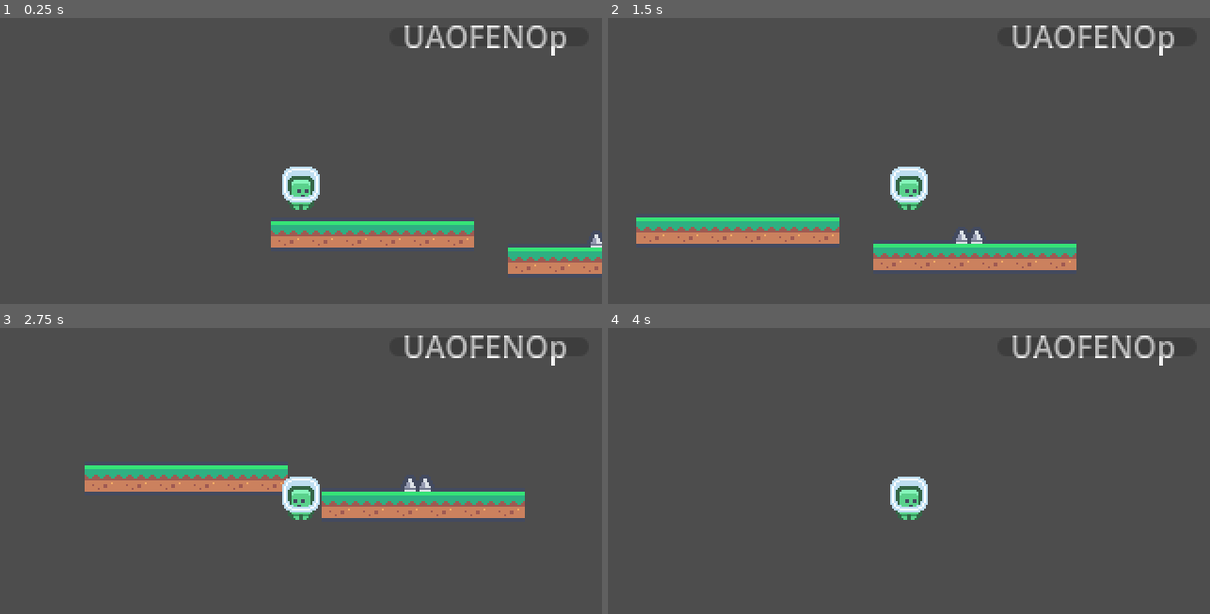
Above: before the commit, frames 1-4 (two rows, left to right).
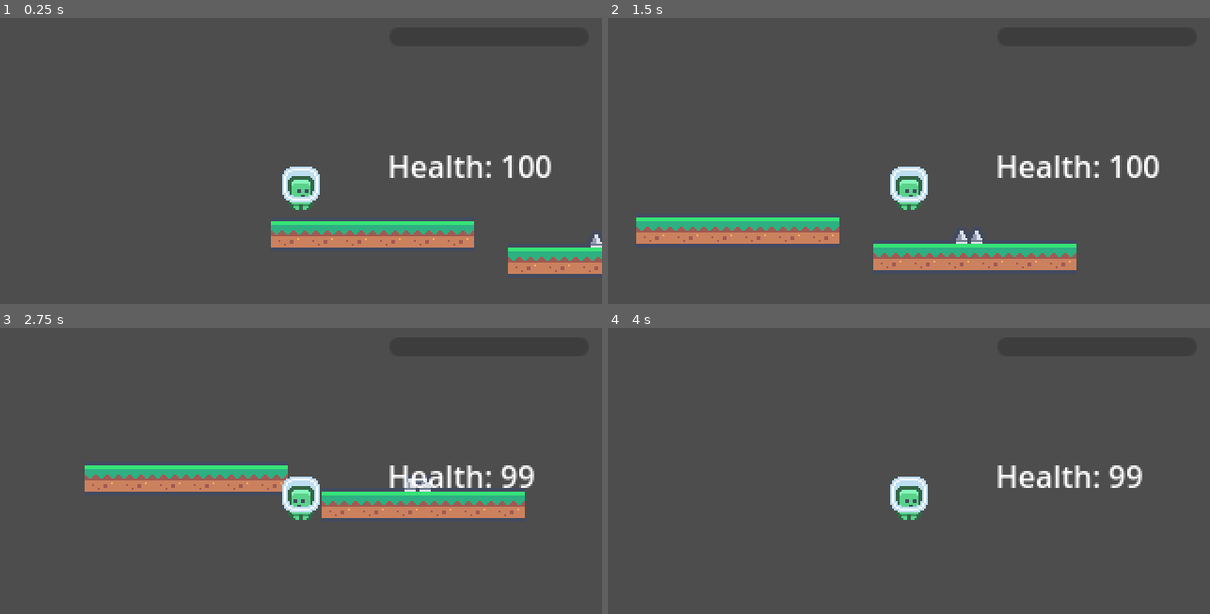
Above: after the commit, the same moments.

Repository: platz-halter/mario_clone
Game: Godot game, scene res://world.tscn
The game is run twice, just before and just after one commit, with the same random seed, the same clock (stepped at 60 frames per second) and the same inputs.
Inputs:
- Up to frame 1 (0.25 s): no input
- Up to frame 2 (1.5 s): hold Shift (dash) 0.53-1.28 s; hold Right (ui_right) from 0.53 s (still down); tap Up (ui_up) at 0.77 s; tap Shift (dash) at 1.35 s
- Up to frame 3 (2.75 s): tap Up (ui_up) at 1.52 s; release Right (ui_right) at 2.03 s; hold Left (ui_left) from 2.03 s (still down); hold Shift (dash) from 2.03 s (still down)
- Up to frame 4 (4 s): release Left (ui_left) at 2.78 s; release Shift (dash) at 2.78 s; hold Right (ui_right) from 2.78 s (still down); tap Shift (dash) at 2.85 s; tap Up (ui_up) at 3.02, 3.77 s; hold Shift (dash) from 3.53 s (still down)

The runs differ from the first frame. In frame 1, 2.1% of the frame differs, in the area x 64-95%, y 2-56%; in frame 2, 2.1%; in frame 3, 2.0%; in frame 4, 2.0%.

Commit message:
HealthBar prototype

Diff:
--- a/player.gd
+++ b/player.gd
@@ -16,6 +16,7 @@
 	health = max_health
 func _physics_process(delta):
 	local_speed = max_speed
+	$HealthLabel.text = "Health: %s" % health
 
 	if health <= 0:
 		print("Game over!")
@@ -41,4 +42,5 @@
 	move_and_slide()
 
 func _on_spikes_body_entered(body):
+	health -= 1
 	print("game over") # Replace with function body.
--- a/player.tscn
+++ b/player.tscn
@@ -34,15 +34,15 @@
 position_smoothing_speed = 1.0
 
 [node name="HealthLabel" type="Label" parent="."]
-offset_left = 54.0
-offset_top = -92.0
-offset_right = 142.0
-offset_bottom = -69.0
-text = "UAOFENOp"
+offset_left = 46.0
+offset_top = -23.0
+offset_right = 134.0
 
 [node name="HealthBar" type="ProgressBar" parent="."]
 offset_left = 47.0
 offset_top = -85.0
 offset_right = 153.0
 offset_bottom = -75.0
+max_value = 5.0
+step = 1.0
 show_percentage = false
